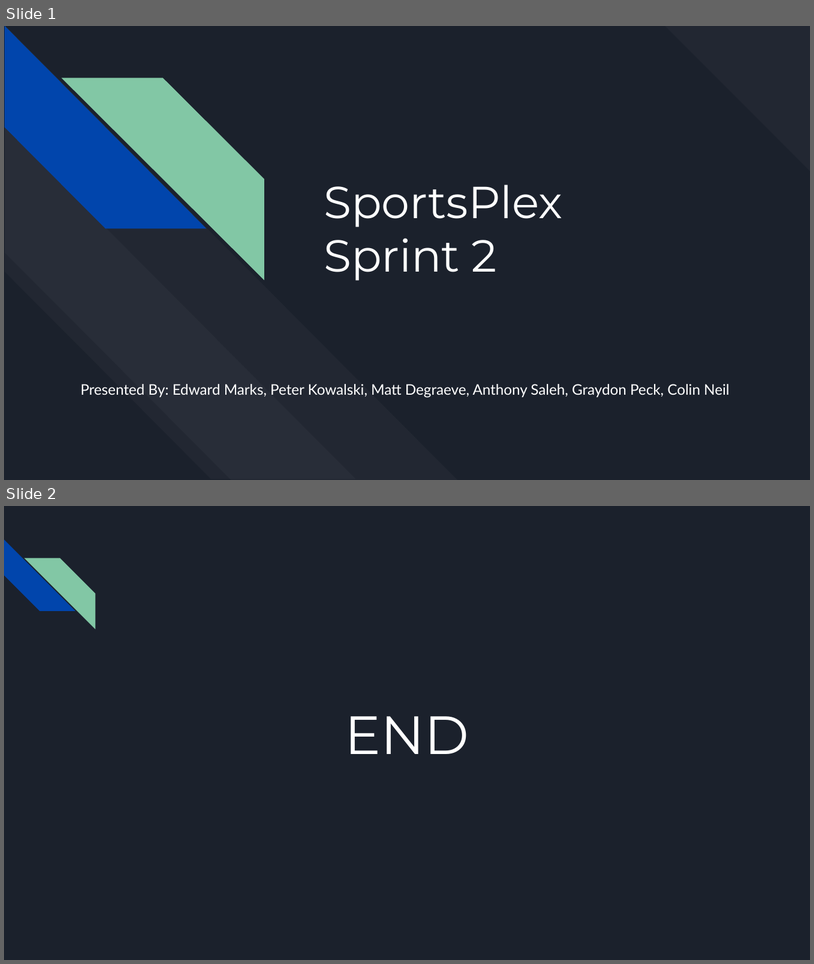
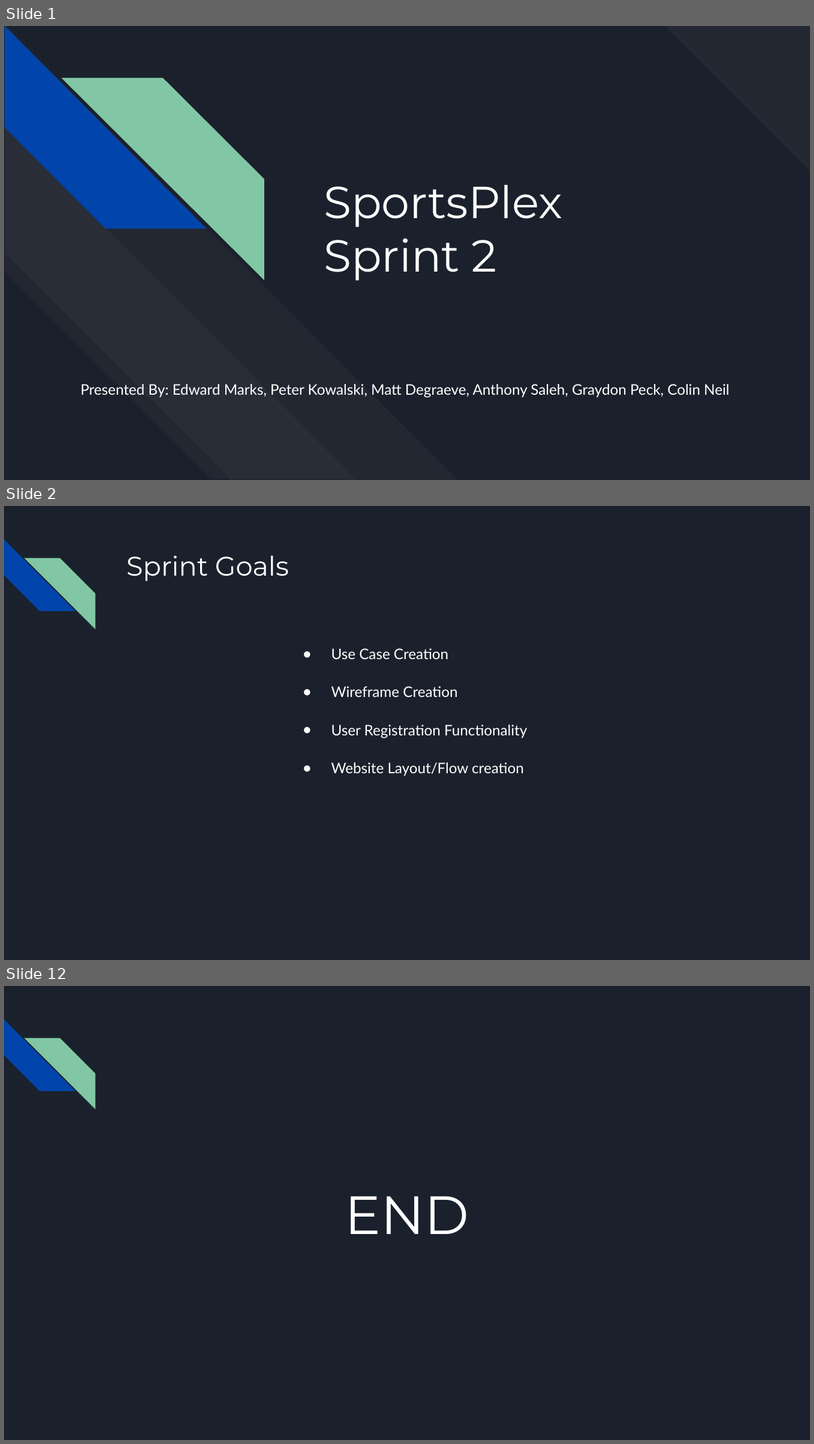
Before and after one commit to GraydonPeck/CSI4999Project, a slide deck: Documentation/4999 - Sprint2.pptx. Shown one above the other, each under a label of ours: slides 1 and 2 before the commit, slides 1, 2 and 12 after it; the slides between them are not shown. The pictures are 814x964 and 814x1444 pixels, drawn with LibreOffice and Linux fonts; fonts in the diff are those of the drawing. Boxes give left, top, right and bottom in pixels: in the first picture for what was removed or moved away, otherwise in the second. Text is boxed around its words. In the diff, an @@ line names an element or a change of style, - is before the commit and + after.

Commit message:
Powerpoint 2 creation with some minor edits

```diff
--- a/Documentation/4999 - Sprint2.pptx
+++ b/Documentation/4999 - Sprint2.pptx
@@ slide 2 added at <box>4,506,810,960</box>, background #1B212C; not listed: 2 template elements that a slide beside it also shows @@
@@ title added at <box>126,555,289,581</box>, 24 pt, text #FFFFFF @@
+Sprint Goals
@@ text added at <box>332,648,527,775</box>, 13 pt, text #FFFFFF @@
+● Use Case Creation
+● Wireframe Creation
+● User Registration Functionality
+● Website Layout/Flow creation
@@ what was slide 2 is now slide 12 @@
```
Also in this commit, not shown: 9 other slides added, 2 other files.
